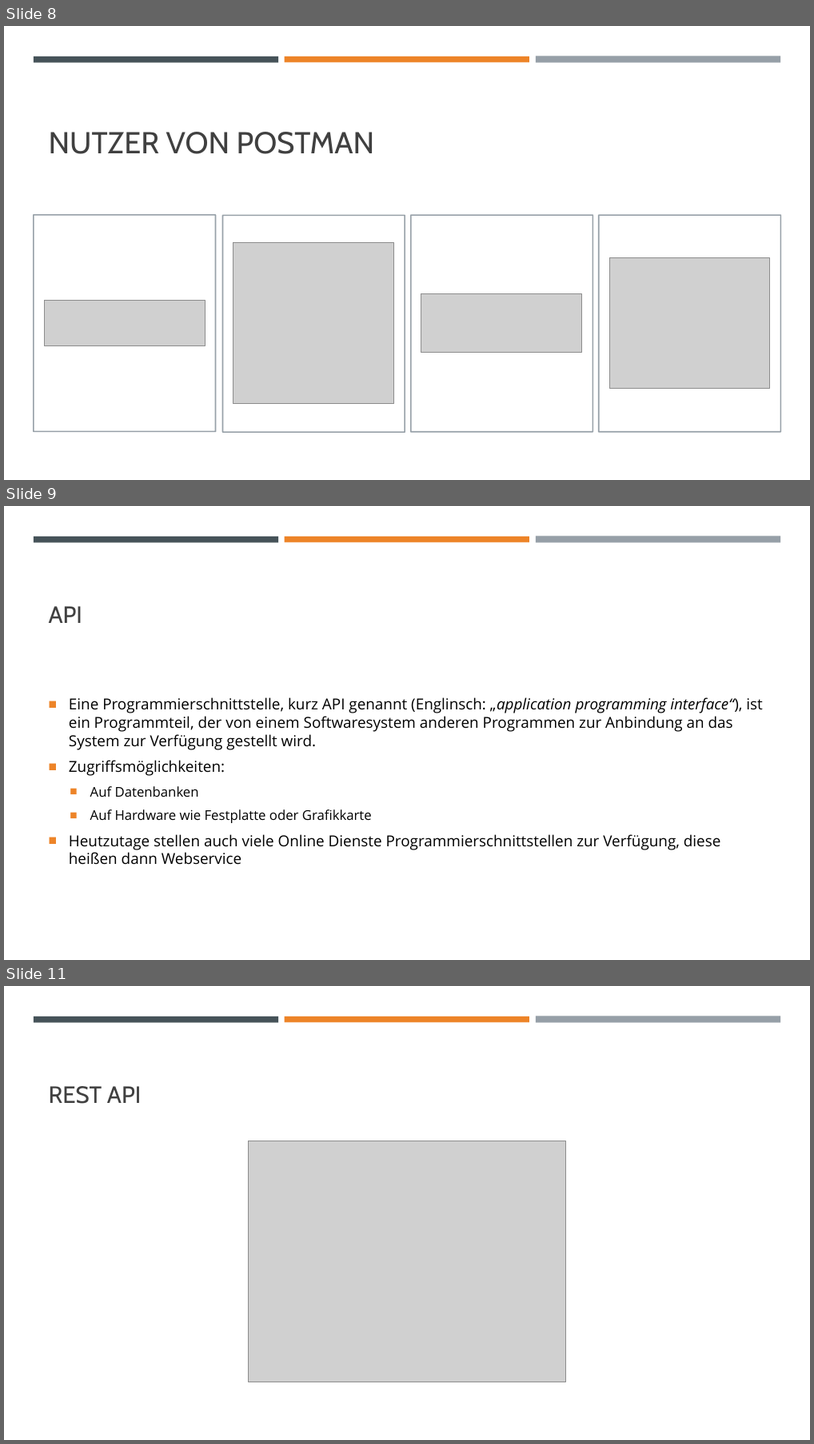
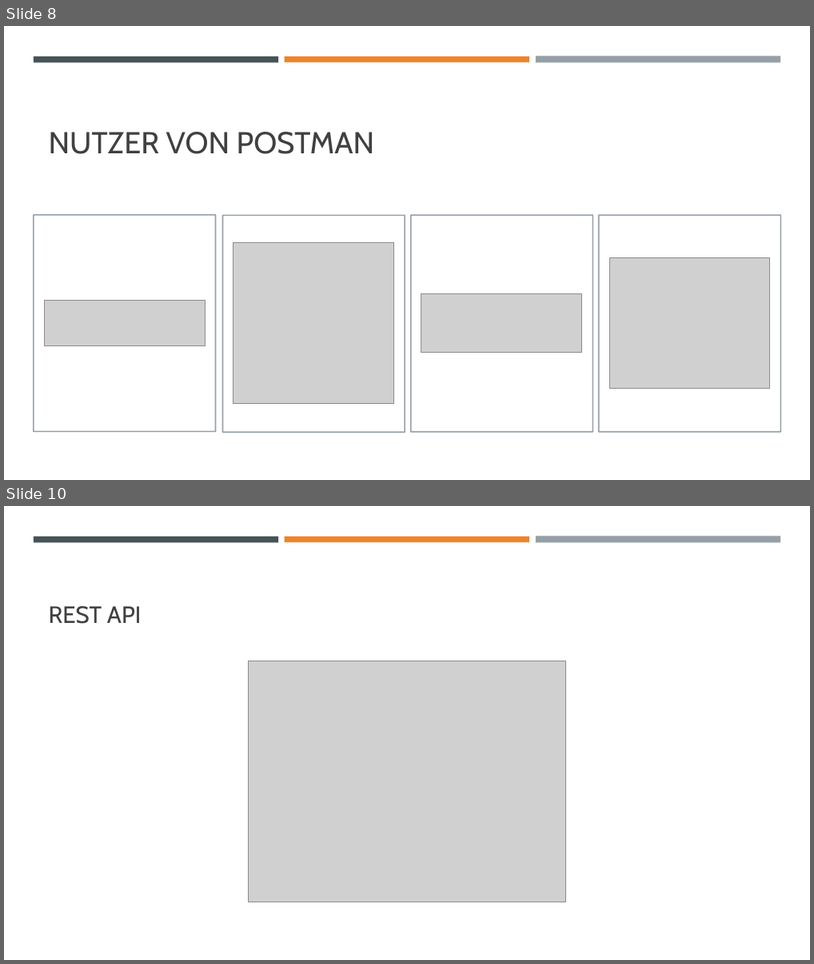
Before and after one commit to AlinaM558/Postman, a slide deck: Postman.pptx. Shown one above the other, each under a label of ours: slides 8, 9 and 11 before the commit, slides 8 and 10 after it; the slides between them are not shown. The pictures are 814x1444 and 814x964 pixels, drawn with LibreOffice and Linux fonts; fonts in the diff are those of the drawing; grey boxes stand for pictures. Boxes give left, top, right and bottom in pixels: in the first picture for what was removed or moved away, otherwise in the second. Text is boxed around its words. In the diff, an @@ line names an element or a change of style, - is before the commit and + after.

```diff
--- a/Postman.pptx
+++ b/Postman.pptx
@@ slide 9 removed at [4, 506, 810, 960], background #FFFFFF; not listed: 3 template elements that a slide beside it also shows @@
@@ title removed at [49, 606, 82, 623] @@
-API
@@ text removed at [69, 697, 762, 864] @@
-■ Eine Programmierschnittstelle, kurz API genannt (Englinsch: „application programming interface“), ist ein Programmteil, der von einem Softwaresystem anderen Programmen zur Anbindung an das System zur Verfügung gestellt wird.
-■ Zugriffsmöglichkeiten:
-  ■ Auf Datenbanken
-  ■ Auf Hardware wie Festplatte oder Grafikkarte
-■ Heutzutage stellen auch viele Online Dienste Programmierschnittstellen zur Verfügung, diese heißen dann Webservice
@@ what was slide 11 is now slide 10 @@
```
Also in this commit, not shown: 2 slides changed.
